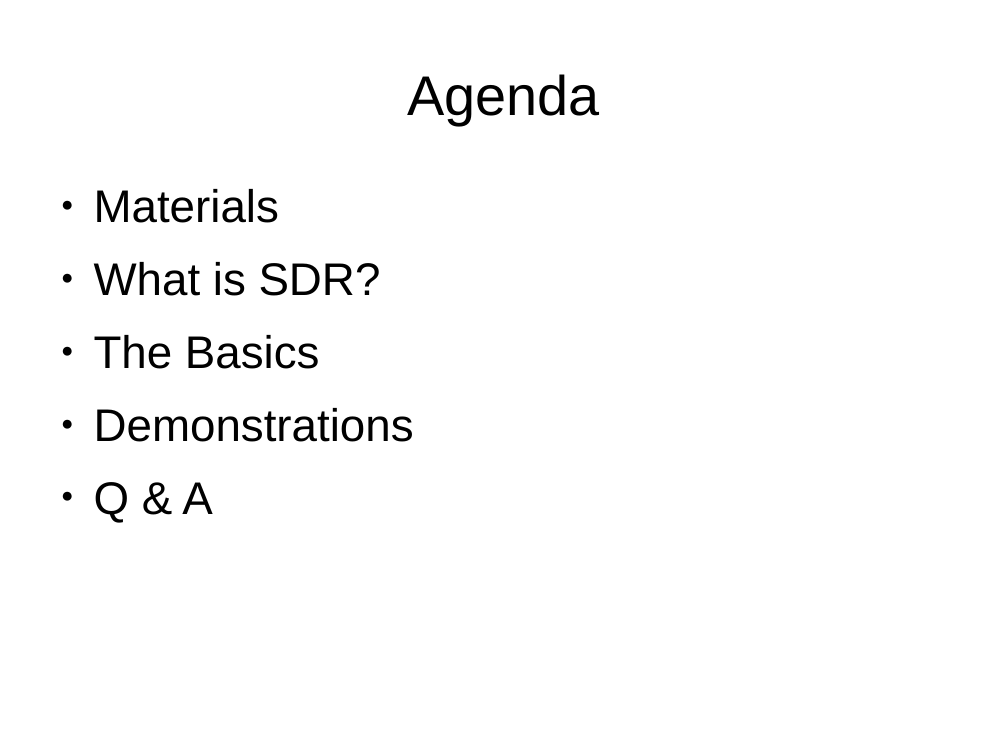
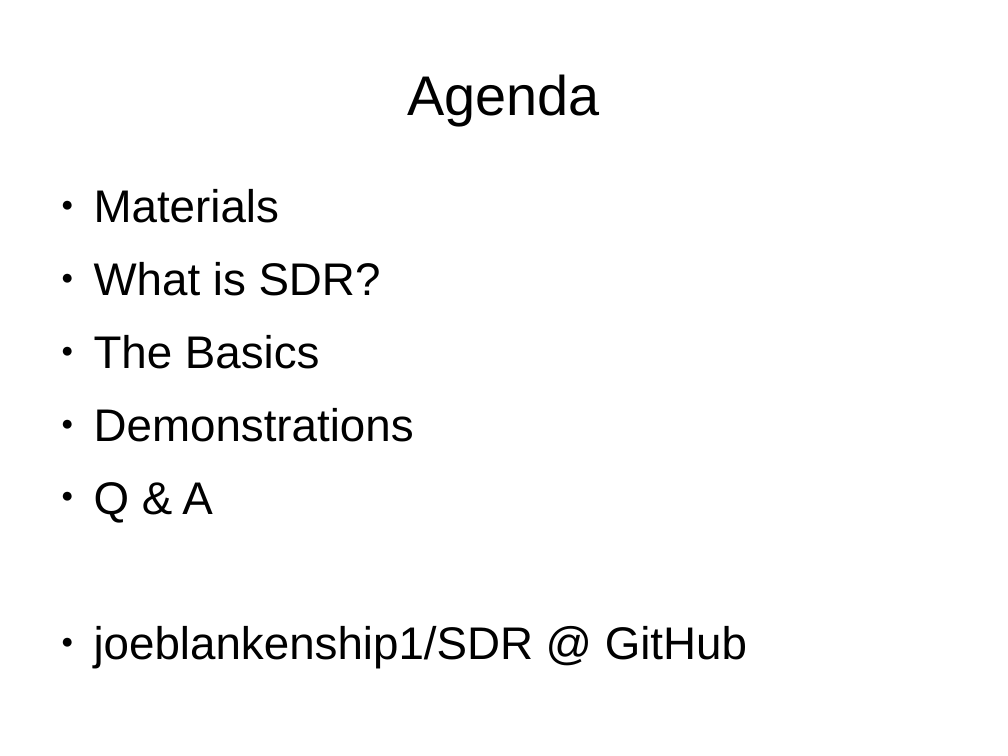
Before and after one commit to joeblankenship1/SDR, a slide deck: slide 2 of SDRclassPresentation.odp. Drawn at 1008x756 pixels with LibreOffice and Linux fonts; fonts in the diff are those of the drawing. Boxes give left, top, right and bottom in pixels: in the first picture for what was removed or moved away, otherwise in the second. Text is boxed around its words. In the diff, an @@ line names an element or a change of style, - is before the commit and + after.

Commit message:
Basic SDR

```diff
--- a/SDRclassPresentation.odp
+++ b/SDRclassPresentation.odp
@@ text at (94,626,747,668): paragraph added @@
+● joeblankenship1/SDR @ GitHub
```
